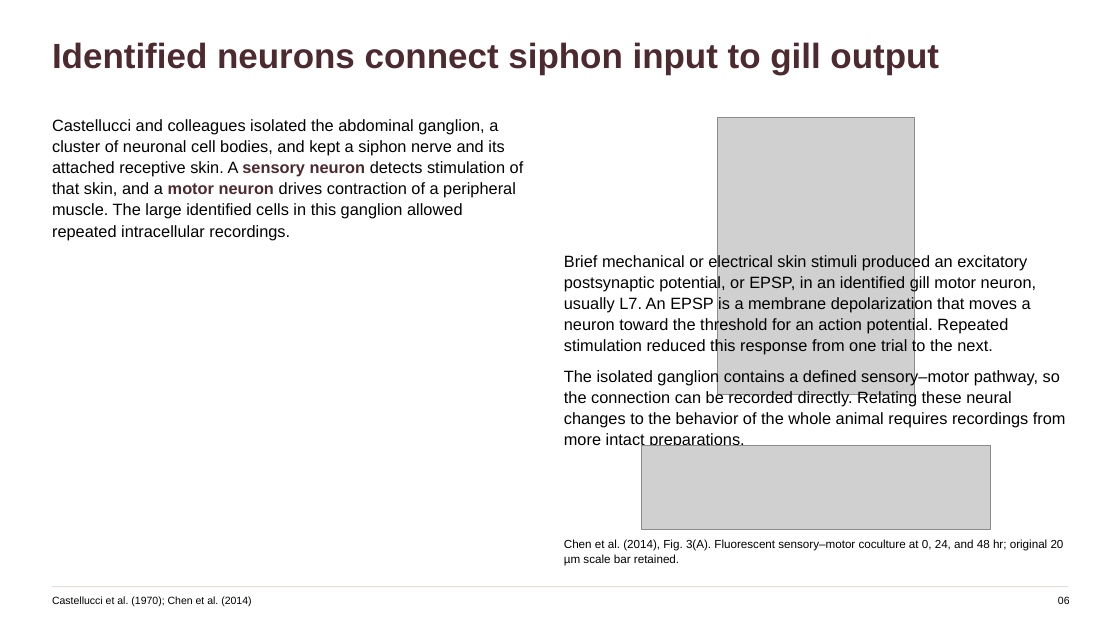
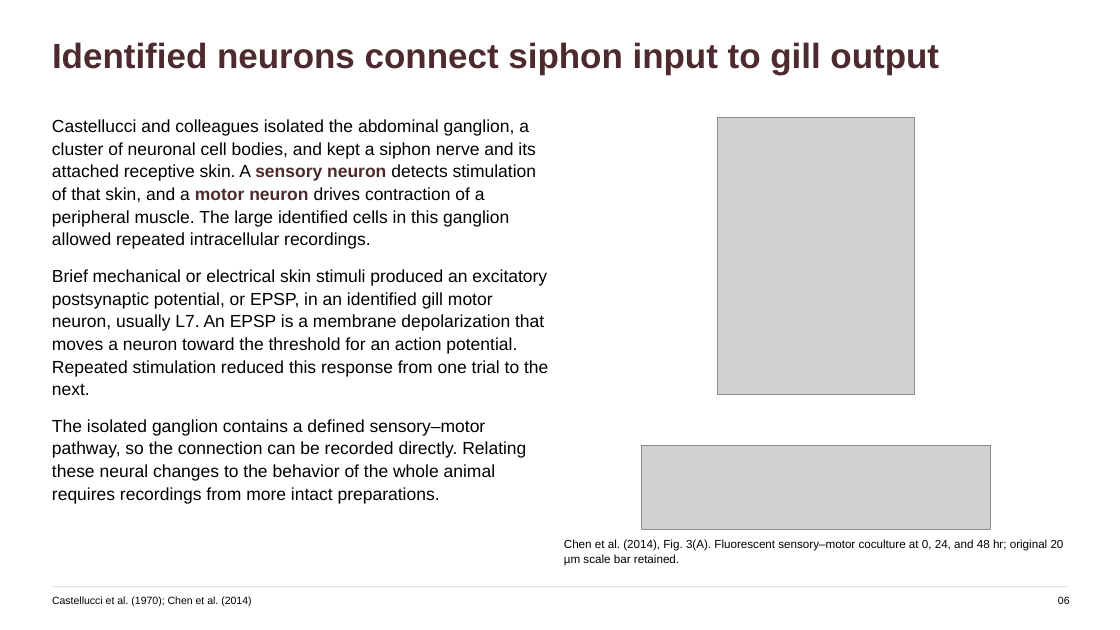
Before and after one commit to jordanxxlopez/NEUROETHOLOGY, a slide deck: slide 7 of scaffolded/Neuroethology_Lecture36_FA2026_SCAFFOLDED.pptx. Drawn at 1120x630 pixels with LibreOffice and Linux fonts; fonts in the diff are those of the drawing; grey boxes stand for pictures. Boxes give left, top, right and bottom in pixels: in the first picture for what was removed or moved away, otherwise in the second. Text is boxed around its words. In the diff, an @@ line names an element or a change of style, - is before the commit and + after.

```diff
--- a/scaffolded/Neuroethology_Lecture36_FA2026_SCAFFOLDED.pptx
+++ b/scaffolded/Neuroethology_Lecture36_FA2026_SCAFFOLDED.pptx
@@ text at <box>52,119,537,249</box>: size 14 to 15 pt in "Castellucci and colleagues isolated the abdominal ganglion, ..." @@
@@ text at <box>52,269,548,504</box>: paragraphs added @@
+Brief mechanical or electrical skin stimuli produced an excitatory postsynaptic potential, or EPSP, in an identified gill motor neuron, usually L7. An EPSP is a membrane depolarization that moves a neuron toward the threshold for an action potential. Repeated stimulation reduced this response from one trial to the next.
+The isolated ganglion contains a defined sensory–motor pathway, so the connection can be recorded directly. Relating these neural changes to the behavior of the whole animal requires recordings from more intact preparations.
@@ text removed at <box>564,253,1036,355</box> @@
-Brief mechanical or electrical skin stimuli produced an excitatory postsynaptic potential, or EPSP, in an identified gill motor neuron, usually L7. An EPSP is a membrane depolarization that moves a neuron toward the threshold for an action potential. Repeated stimulation reduced this response from one trial to the next.
@@ text removed at <box>564,369,1066,449</box> @@
-The isolated ganglion contains a defined sensory–motor pathway, so the connection can be recorded directly. Relating these neural changes to the behavior of the whole animal requires recordings from more intact preparations.
```
Also in this commit, not shown: 57 other slides changed, 8 other files.
